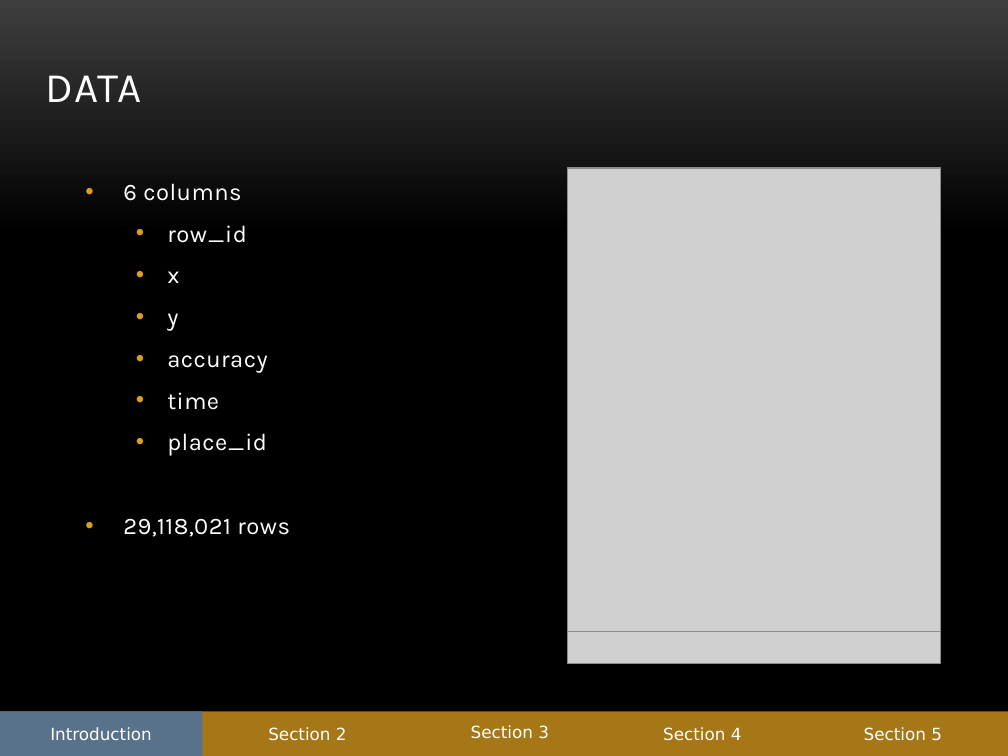
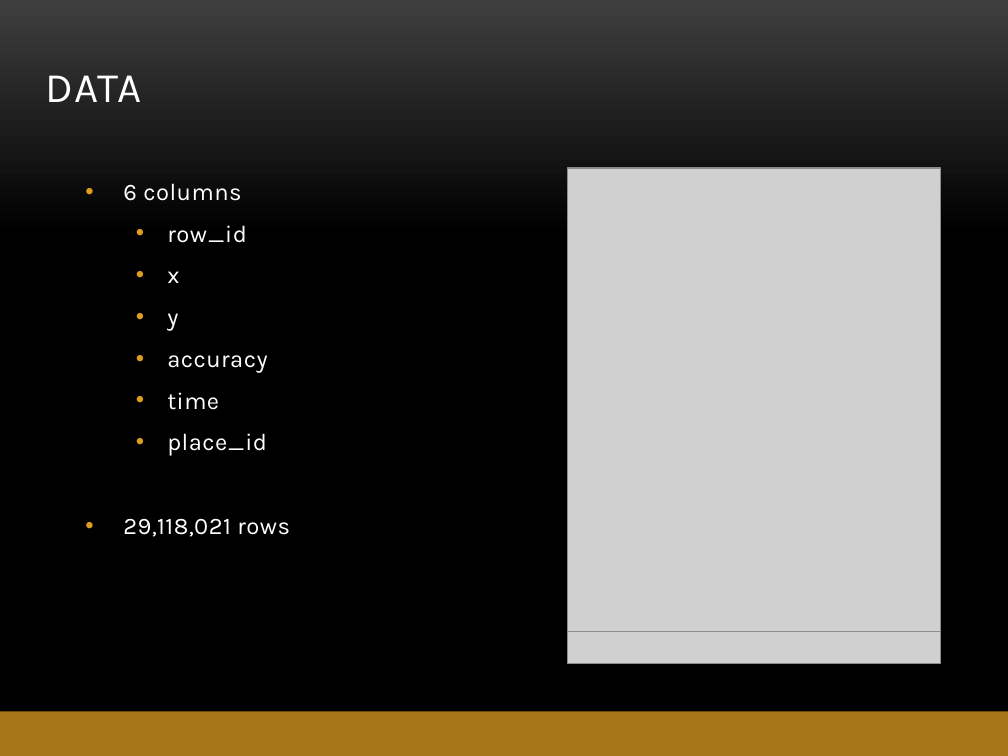
Before and after one commit to abe1ge/teletubbiesQAC, a slide deck: slide 21 of FinalPresentation.pptx (slide 3 before the commit). Drawn at 1008x756 pixels with LibreOffice and Linux fonts; fonts in the diff are those of the drawing; grey boxes stand for pictures; background and template pictures are left out. Boxes give left, top, right and bottom in pixels: in the first picture for what was removed or moved away, otherwise in the second. Text is boxed around its words. In the diff, an @@ line names an element or a change of style, - is before the commit and + after.

```diff
--- a/FinalPresentation.pptx
+++ b/FinalPresentation.pptx
@@ group removed at <box>0,712,942,756</box>: 4 texts, 1 rectangle @@
-Introduction
-Section 2
-Section 3
-Section 4
-Section 5
```
Also in this commit, not shown: 2 other slides changed, 18 slides added.
